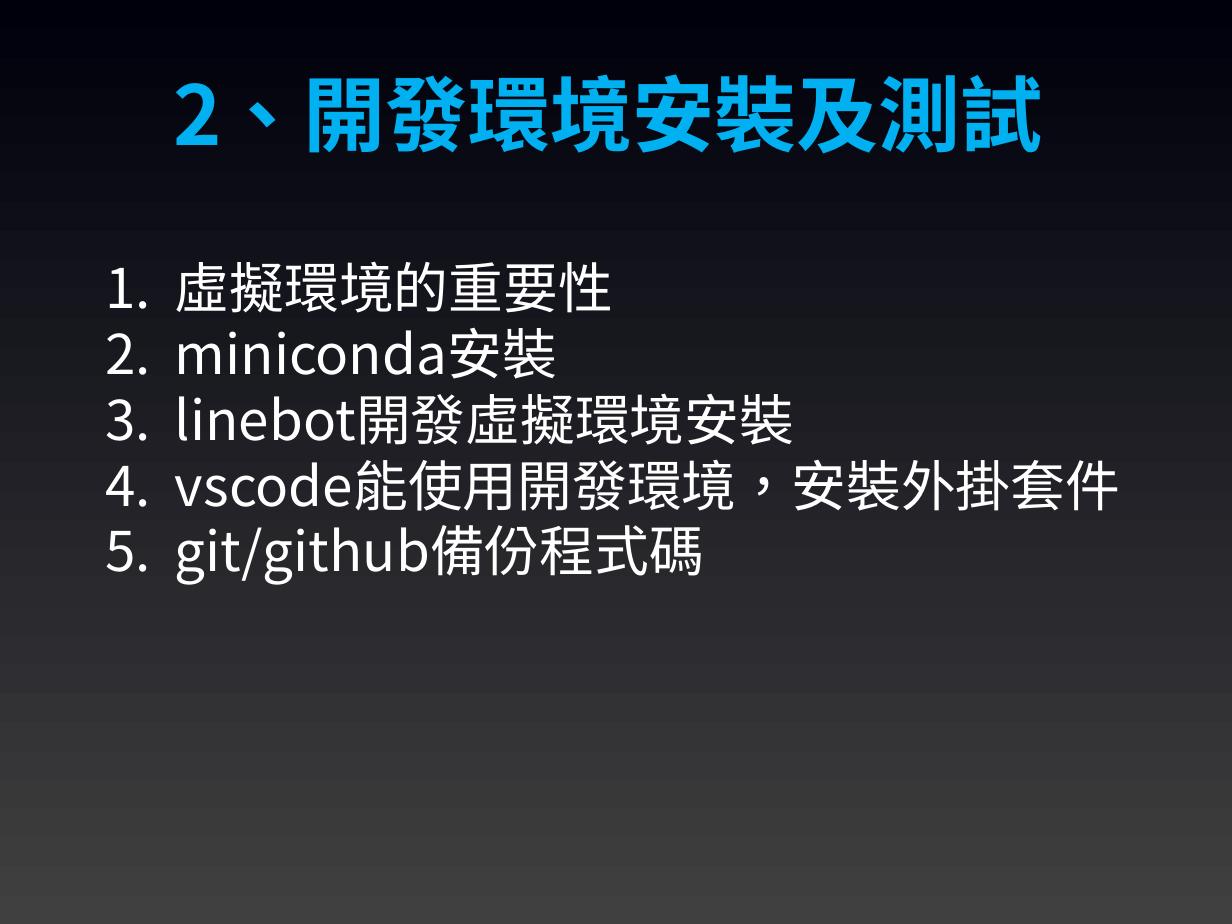
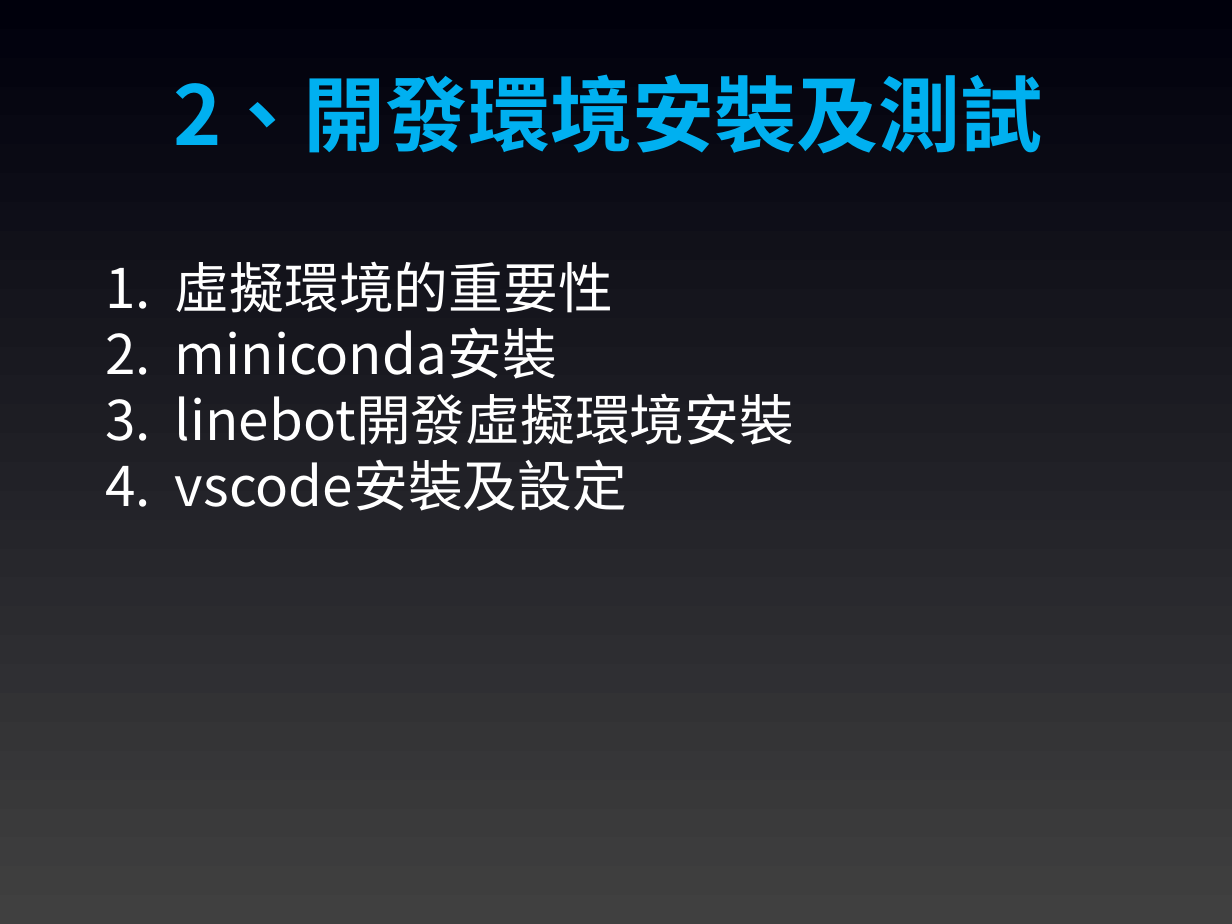
Before and after one commit to joshhu/sculinebot2024, a slide deck: slide 6 of Slides/課程大綱.pptx. Drawn at 1232x924 pixels with LibreOffice and Linux fonts; fonts in the diff are those of the drawing. Boxes give left, top, right and bottom in pixels: in the first picture for what was removed or moved away, otherwise in the second. Text is boxed around its words. In the diff, an @@ line names an element or a change of style, - is before the commit and + after.

```diff
--- a/Slides/課程大綱.pptx
+++ b/Slides/課程大綱.pptx
@@ text at [175, 460, 627, 511]: text changed @@
-4. vscode能使用開發環境，安裝外掛套件
-5. git/github備份程式碼
+4. vscode安裝及設定
```
Also in this commit, not shown: 4 other slides changed, 1 slide added, 1 slide removed, 6 other files.
